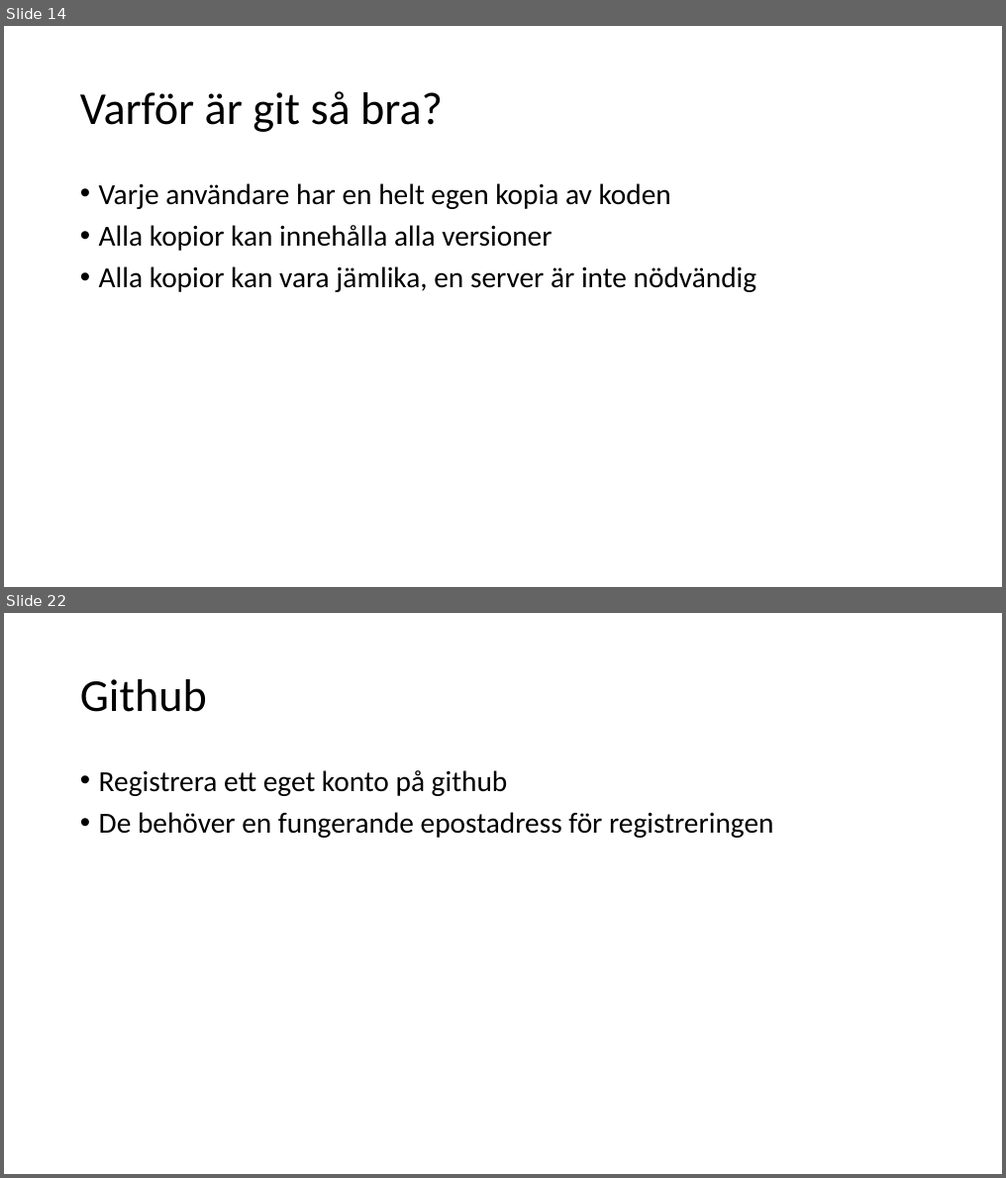
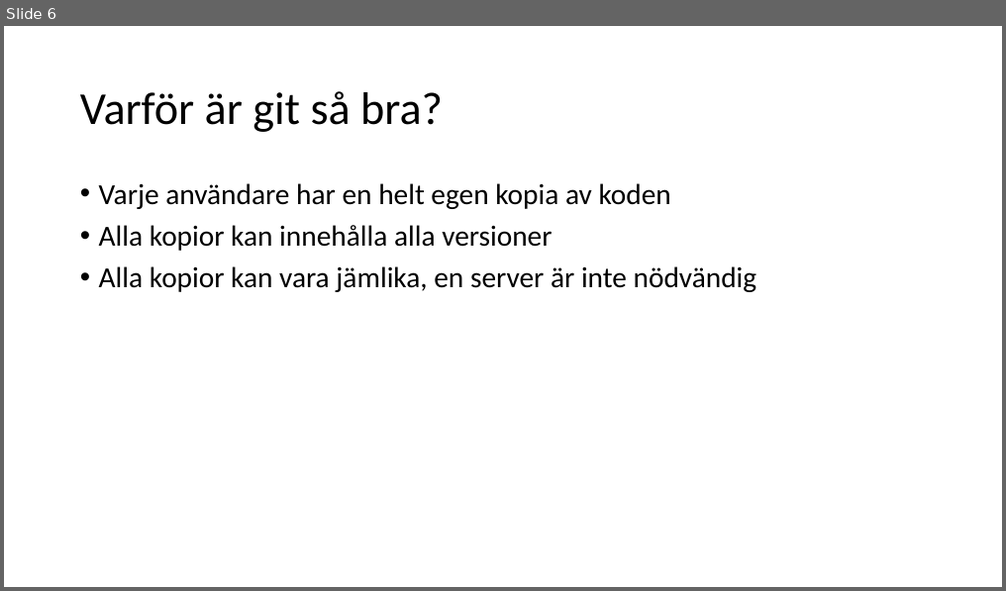
Before and after one commit to Rnqst/Lexicon-PRG122-gavle-2022, a slide deck: prg122 tisdag.odp. Shown one above the other, each under a label of ours: slides 14 and 22 before the commit, slide 6 after it; the slides between them are not shown. The pictures are 1006x1178 and 1006x591 pixels, drawn with LibreOffice and Linux fonts; fonts in the diff are those of the drawing. Boxes give left, top, right and bottom in pixels: in the first picture for what was removed or moved away, otherwise in the second. Text is boxed around its words. In the diff, an @@ line names an element or a change of style, - is before the commit and + after.

```diff
--- a/prg122 tisdag.odp
+++ b/prg122 tisdag.odp
@@ slide 22 removed at [4, 613, 1002, 1174], background #FFFFFF @@
@@ title removed at [80, 679, 207, 712] @@
-Github
@@ text removed at [99, 770, 773, 838] @@
-• Registrera ett eget konto på github
-• De behöver en fungerande epostadress för registreringen
@@ what was slide 14 is now slide 6 @@
```
Also in this commit, not shown: 10 slides changed, 18 slides added, 17 other slides removed, 8 other files.
